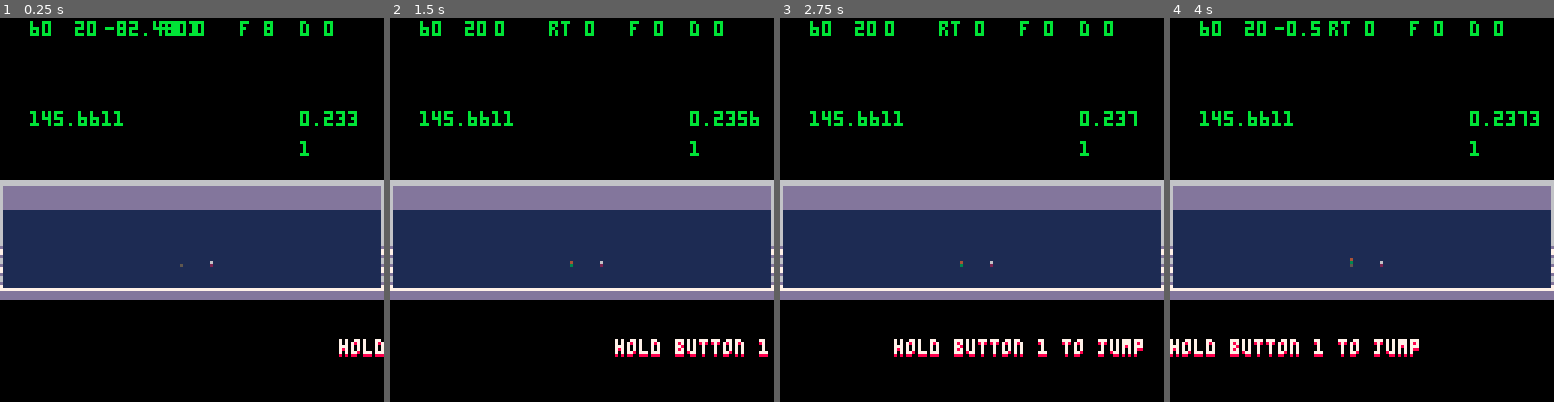
Above: before the commit, frames 1-4 (left to right).
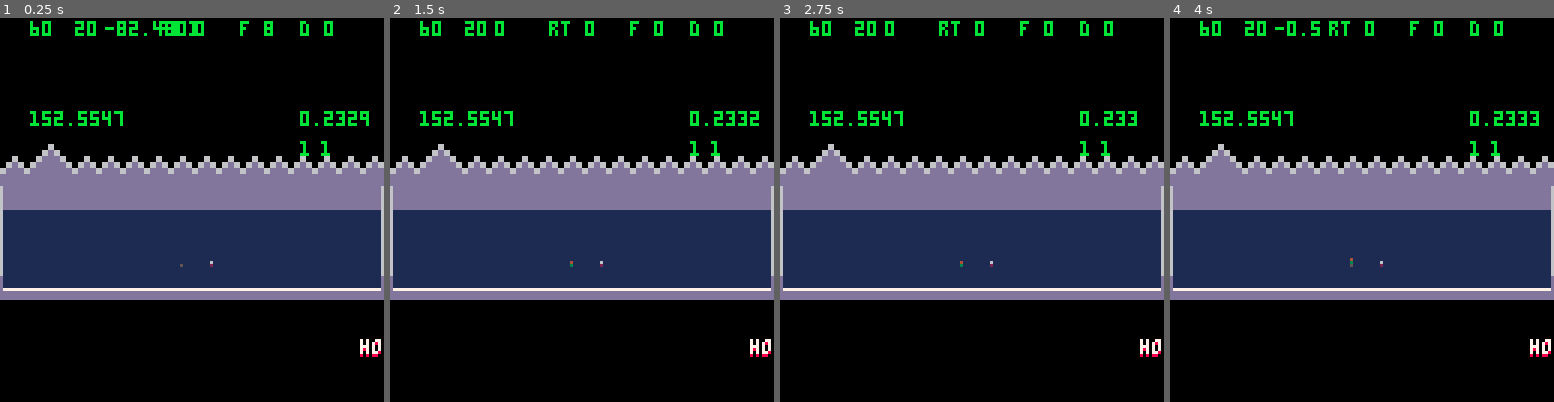
Above: after the commit, the same moments.

Repository: arnodick/tiny_parkour
Game: PICO-8 cartridge tinyp.p8
Same seed, same stepped clock (60 frames per second), same inputs: the game is played once before the commit and once after it.
Inputs:
- Up to frame 1 (0.25 s): no input
- Up to frame 2 (1.5 s): tap O (Z key) at 0.33, 0.7, 1.43 s; tap X (X key) at 1.07 s
- Up to frame 3 (2.75 s): tap X (X key) at 2.07, 2.4, 2.73 s; tap O (Z key) at 2.22 s
- Up to frame 4 (4 s): tap X (X key) at 3.07, 3.4, 3.73 s; tap O (Z key) at 3.1, 3.98 s

The runs differ from the first frame. In frame 1, 7.3% of the frame differs, in the area x 0-100%, y 24-89%; in frame 2, 7.9%; in frame 3, 8.3%; in frame 4, 8.4%.

Commit message:
level design etc

Diff:
--- a/tinyp.p8
+++ b/tinyp.p8
@@ -70,7 +70,7 @@
 	end
 	for b=1,126 do for a=2,30 do mset(b,a,0) end end
 	makebutton(70,20,0,0,6,2,70,20,0,1,1,true)
-	makeexit(6,2,0,0)
+	makeexit(17,0,-20,1)
 end
 if r==2 then
 	local ro=rooms[r]
@@ -702,7 +702,7 @@
 		if p==true then
 			sfx(12,0,-1)
 			for k,v in pairs(parts) do parts[k]=nil end
-			for a=1,20 do makepart(e.x,e.y,1,1,flr(rnd(6))) end
+			for a=1,20 do makepart(e.x,e.y-20,1,1,flr(rnd(6))) end
 			for k,v in pairs(player) do player[k]=nil end
 			rtimer=timer
 		end
@@ -759,6 +759,7 @@
 	if b.r<20 then b.r+=0.5 end
 	if timer-b.t==b.ti then b.eh=0.4 sfx(18,-1,0) end
 	if timer-b.t==b.tk then
+		timescore=timer
 		sfx(20,0,-1)
 		for k,v in pairs(parts) do parts[k]=nil end
 		for a=1,20 do makepart(player[1].x,player[1].y+player[1].z,1,1,flr(rnd(6))) end
@@ -861,6 +862,10 @@
 		print(t,b.x-#t/1.5,b.z-45,8)
 	else
 		t="you completed route "..route.."\n"..b.dial[route]
+		for a=1,#t do
+		print(sub(t,a,a),(128-#t/2)-timer%256+a*4,46+(sin((timer+a)/20)*3)*start,8)
+		print(sub(t,a,a),(128-#t/2)-timer%256+a*4,45+(cos((timer+a)/20)*3)*start,7)
+	end
 		print(t,b.x-#t,b.z-30,8)
 	end
 	circfill(b.x,b.z,b.r,12)
@@ -874,6 +879,9 @@
 		line(b.x-0.3*b.r,b.z,player[1].x,player[1].y+player[1].z,4)
 		line(b.x+0.3*b.r,b.z,player[1].x,player[1].y+player[1].z,4)
 	end
+	end
+	if timescore>0 then
+		print("time: "..timescore,b.x,b.z,8)
 	end
 end
 
@@ -890,6 +898,7 @@
 	start=0
 	timer=0
 	rtimer=0
+	timescore=0
 	ps=0.5
 	score=0
 	route=0
@@ -969,7 +978,7 @@
 	--debug
 	if debug==true then
 		for a=0,10 do print(dget(a),r.w/2-55+a*8,cam+r.h-50,11) end
-		print(timer,r.w-20,cam+r.h-50,11)
+		print(timer,r.w-20,cam+r.h-50+60,11)
 		print(stat(0),10,cam+r.h-40+40,11)
 		print(stat(1),r.w-27,cam+r.h-40+40,11)
 		print(room,r.w-27,cam+r.h-40+50,11)
@@ -1000,8 +1009,10 @@
 			end
 		end
 		if start==0 then
+			timer=0
 			if flr(p.x)==70 and flr(p.y==20) and flr(p.z)==0 then
 				reload(r.dest,r.src,r.len)
+				add(items,makeitem(17,1,-20,0,8,9,1,0,0,0,0,0))
 				start=1
 				tut_c=5
 			end
@@ -1044,9 +1055,8 @@
 	foreach(exits,doexit)
 	foreach(boss,doboss)
 	if p!=nil then
-	--if player[1].z>=-120 then cam=-mh camera(player[1].x-64,cam+player[1].y+player[1].z) end
+--	if p.z>=-120 then cam=-r.h camera(p.x-64,cam+p.y+p.z) end
 	if p.z>=-120 then cam=-r.h camera(0,cam) end
---	if player[1].z>=-120 then cam=-mh camera(30,cam) end
 	if p.z<-120 then cam=-r.h*2 camera(0,cam) end
 	if p.z<-190 then cam=-r.h*3.5 camera(0,cam) end
 	if room==1 then cam=-r.h*2 camera(0,cam) end
--- a/tinype.p8
+++ b/tinype.p8
@@ -1035,165 +1035,165 @@
 0000010200000000000000000000000000000002000000000000000000000000000000000000000000000000000000000000000000000000000000000000000000000000000000000000000000000000000000000000000000000000000000000000000000000000000000000000000000000000000000000000000000000000
 0000000000000000000000000000000000000000000000000000000000000000000000000000000000000000000000000000000000000000000000000000000000000000000000000000000000000000000000000000000000000000000000000000000000000000000000000000000000000000000000000000000000000000
 __map__
-0808080808080808080808080808080808080808080808080808080808080808080808080808080808080808080808080808080808080808080808080808080808080808080808080808080808080808080808080808080808080808080808080808080808080808080808080808080808080808080808080808080808080808
-0808080808080808080808080808080808080808080808080808080808080808080808080808080808080808080808080808080808080808080808080808080808080808080808080808080808080808080808080808080808080808080808080808080808080808080808080808080808080808080808080808080808080808
+0c0c0e0e10100e0e0c0c0e0e101012121414121210100e0e0c0c0e0e10100e0e0c0c0e0e10100e0e0c0c0e0e10100e0e0c0c0e0e10100e0e0c0c0e0e10100e0e0c0c0e0e10100e0e0c0c0e0e10100e0e0c0c0e0e10100e0e0c0c0e0e10100e0e0c0c0e0e10100e0e0c0c0e0e10100e0e0c0c0e0e10100e0e0c0c0e0e10100e0e
+0c0c0e0e10100e0e0c0c0e0e101012121414121210100e0e0c0c0e0e10100e0e0c0c0e0e10100e0e0c0c0e0e10100e0e0c0c0e0e10100e0e0c0c0e0e10100e0e0c0c0e0e10100e0e0c0c0e0e10100e0e0c0c0e0e10100e0e0c0c0e0e10100e0e0c0c0e0e10100e0e0c0c0e0e10100e0e0c0c0e0e10100e0e0c0c0e0e10100e0e
+0800000000000000000000000009090a0b0c0d0e0e0e0e040400000000030303030300000000000000000000000000040404040400000000000000040404040400000000000808000006060000040400000000080806060404000000000404040404000000000004040404040000000003030303030000000003030303030008
+0800000000000000000000000009090908070605040404040400000000030303030300000000000000000000000000040404040404040404000000040404040400000000000808000006060000040400000000080806060404000000000404040404000000000004040404040000000003030303030000000003030303030008
+0800000000000000000000000000000000000000000000000000000000030303030300000000000000000000000000040404040400000004000000040404040400000000000808000006060000040400000000080806060404000000000404040404040404040404040404040000000003030303030000000003030303030008
+0800000000000000000000000000000000000000000000000000000000030303030300000000040404040400000000040404040400000004040404040404040400000000000808000006060000040400000000080806060404000000000404040404000000000004040404040000000003030303030000000003030303030008
+0800000000000000000000000000000000000000000000000000000000030303030300000000040404040400000000040404040400000000000000040404040400000000000808000006060000040400000000080806060404000000000404040404000000000004040404040000000003030303030000000003030303030008
 0800000000000000000000000000000000000000000000000000000000000000000000000000000000000000000000000000000000000000000000000000000000000000000000000000000000000000000000000000000000000000000000000000000000000000000000000000000000000000000000000000000000000008
 0800000000000000000000000000000000000000000000000000000000000000000000000000000000000000000000000000000000000000000000000000000000000000000000000000000000000000000000000000000000000000000000000000000000000000000000000000000000000000000000000000000000000008
-0800000000000000000000000000000000000000000000000000000000000003030300000000000000000000000000000000000000000000000000000000000000000000000000000000000000000000000000000000000000000000000000000000000000000000000000000000000000000000000000000000000000000008
-0800000000000000000000000000000000000000000000030303030300030300000000000000000000000000000000000000000000000000000000000000000000000000000000000000000000000000000000000000000000000000000000000000000000000000000000000000000000000000000000000000000000000008
-0800000000000000000000000000000000000000000000000000000000000000000000000000000000000000000000000000000000000000000000000000000000000000000000000000000000000000000000000000000000000000000000000000000000000000000000000000000000000000000000000000000000000008
-0800000000000000000000000000000000000000000000000000000000000000000000000000000000000000000000000000000000000000000000000000000000000000000000000000000000000000000000000000000000000000000000000000000000000000000000000000000000000000000000000000000000000008
-0800000000000000000001010101010101000000010101010101010000010000000000000100010000000000010000000000000001010101010100000001010101010101000000010101010101000001000000000100000001010101010000000100000000000100000101010101010000000000000000010000000000000008
-0800000000000000000000000001000000000000000000010000000000010100000000000100000100000001000000000000000001000000000001000001000000000001000000010000000000010001000000010000000100000000000100000100000000000100000100000000000100000000000000010000000000000008
-0800000000000000000000000001000000000000000000010000000000010001000000000100000001000100000000000000000001000000000001000001000000000001000000010000000000010001000001000000000100000000000100000100000000000100000100000000000100000000000000010000000000000008
-0800000000000000000000000001000000000000000000010000000000010000010000000100000000010000000000000000000001000000000001000001000000000001000000010000000000010001000100000000000100000000000100000100000000000100000100000000000100000000000000010004040404040008
-0800000000000000000000000001000000000000000000010000000000010000000100000100000000010000000000000000000001010101010100000001010101010101000000010101010101000001010000000000000100000000000100000100000000000100000101010101010000000000000000010004040404040008
-0800000000000000000000000001000000000000000000010000000000010000000001000100000000010000000000000000000001000000000000000001000000000001000000010000000000010001000100000000000100000000000100000100000000000100000100000000000100000000000000000004040404040008
-0800000000000000000000000001000000000000000000010000000000010000000000010100000000010000000000000000000001000000000000000001000000000001000000010000000000010001000001010000000100000000000100000100000000000100000100000000000100000000000000000004040404040008
-0800000000000000000000000001000000000000000000010000000000010000000000000100000000010000000000000000000001000000000000000001000000000001000000010000000000010001000000010000000100000000000100000100000000000100000100000000000100000000000000000004040404040008
-0800000000000000000000000001000000000000010101010101010000010000000000000100000000010000000000000000000001000000000000000001000000000001000000010000000000010001000000000100000001010101010000000001010101010000000100000000000100000000000000010000000000000008
+0800000000000000000001010101010101000000010101010101010000010000000000000100010000000000010000000000000001010101010100000001010101010101000000010101010101000001000000000100000001010101010000000100000000000100000101010101010000000000010000000000000000000008
+0800000000000000000000000001000000000000000000010000000000010100000000000100000100000001000000000000000001000000000001000001000000000001000000010000000000010001000000010000000100000000000100000100000000000100000100000000000100000000010000000000000000000008
+0800000000000000000000000001000000000000000000010000000000010001000000000100000001000100000000000000000001000000000001000001000000000001000000010000000000010001000001000000000100000000000100000100000000000100000100000000000100000000010000000000000000000008
+0800000000000000000000000001000000000000000000010000000000010000010000000100000000010000000000000000000001000000000001000001000000000001000000010000000000010001000100000000000100000000000100000100000000000100000100000000000100000000010000000003030303030008
+0800000000000000000000000001000000000000000000010000000000010000000100000100000000010000000000000000000001010101010100000001010101010101000000010101010101000001010000000000000100000000000100000100000000000100000101010101010000000000010000000003030303030008
+0800000000000000000000000001000000000000000000010000000000010000000001000100000000010000000000000000000001000000000000000001000000000001000000010000000000010001000100000000000100000000000100000100000000000100000100000000000100000000000000000003030303030008
+0800000000000000000000000001000000000000000000010000000000010000000000010100000000010000000000000000000001000000000000000001000000000001000000010000000000010001000001000000000100000000000100000100000000000100000100000000000100000000000000000003030303030008
+0800000000000000000000000001000000000000000000010000000000010000000000000100000000010000000000000000000001000000000000000001000000000001000000010000000000010001000000010000000100000000000100000100000000000100000100000000000100000000000000000003030303030008
+0800000000000000000000000001000000000000010101010101010000010000000000000100000000010000000000000000000001000000000000000001000000000001000000010000000000010001000000000100000001010101010000000001010101010000000100000000000100000000010000000000000000000008
 0800000000000000000000000000000000000000000000000000000000000000000000000000000000000000000000000000000000000000000000000000000000000000000000000000000000000000000000000000000000000000000000000000000000000000000000000000000000000000000000000000000000000008
 0800000000000000000000000000000000000000000000000000000000000000000000000000000000000000000000000000000000000000000000000000000000000000000000000000000000000000000000000000000000000000000000000000000000000000000000000000000000000000000000000000000000000008
 0800000000000000000000000000000000000000000000000000000000000000000000000000000000000000000000000000000000000000000000000000000000000000000000000000000000000000000000000000000000000000000000000000000000000000000000000000000000000000000000000000000000000008
 0800000000000000000000000000000000000000000000000000000000000000000000000000000000000000000000000000000000000000000000000000000000000000000000000000000000000000000000000000000000000000000000000000000000000000000000000000000000000000000000000000000000000008
-0800000000000000000000000000000000000000000000000000000000000000000000000000000000000000000000000000000000000000000000000000000000000000000000000000000000000000000000000000000000000000000000000000000000000000000000000001010202030304040000000004040404040008
-0700000000000000000000000000000000000000000000000000000000000000000000000000000000000000000000000000000000000000000000000000000000000000000000000000000000000000000000000000000000000000000000000000000000000000000000000001010202030304040000000004040404040007
-0700000000000000000000000000000000000000000000000000000000000000000000000000000000000000000000000000000000000000000000000000000000000000000000000000000000000000000000000000000000000000000000000000000000000000000000000001010202030304040000000004040404040007
-0600000000000000000000000000000000000000000000000000000000000000000000000000000000000000000000000000000000000000000000000000000000000000000000000000000000000000000000000000000000000000000000000000000000000000000000000001010202030304040000000004040404040006
-0600000000000000000000000000000000000000000000000000000000000000000000000000000000000000000000000000000000000000000000000000000000000000000000000000000000000000000000000000000000000000000000000000000000000000000000000001010202030304040000000004040404040006
-0500000000000000000000000000000000000000000000000000000000000000000000000000000000000000000000000000000000000000000000000000000000000000000000000000000000000000000000000000000000000000000000000000000000000000000000000000000000000000000000000000000000000005
-0500000000000000000000000000000000000000000000000000000000000000000000000000000000000000000000000000000000000000000000000000000000000000000000000000000000000000000000000000000000000000000000000000000000000000000000000000000000000000000000000000000000000005
-0400000000000000000000000000000000000000000000000000000000000000000000000000000000000000000000000000000000000000000000000000000000000000000000000000000000000000000000000000000000000000000000000000000000000000000000000000000000000000000000000000000000000004
-0400000000000000000000000000000000000000000000000000000000000000000000000000000000000000000000000000000000000000000000000000000000000000000000000000000000000000000000000000000000000000000000000000000000000000000000000000000000000000000000000000000000000004
-0300000000000000000000000000000000000000000000000000000000000000000000000000000000000000000000000000000000000000000000000000000000000000000000000000000000000000000000000000000000000000000000000000000000000000000000000000000000000000000000000000000000000003
-0303030303030303030303030303030303030303030303030303030303030303030303030303030303030303030303030303030303030303030303030303030303030303030303030303030303030303030303030303030303030303030303030303030303030303030303030303030303030303030303030303030303030303
-…(130 lines of a section not shown)…
+0800000000000000000000000000000000000000000000000000000000000000000000000000000000000000000000000000000000000000000000000000000000000000000000000000000000000000000000000000000000000000000000000000000000000000000000000000000101020203030000000003030303030008
+0800000000000000000000000000000000000000000000000000000000000000000000000000000000000000000000000000000000000000000000000000000000000000000000000000000000000000000000000000000000000000000000000000000000000000000000000000000101020203030000000003030303030008
+0800000000000000000000000000000000000000000000000000000000000000000000000000000000000000000000000000000000000000000000000000000000000000000000000000000000000000000000000000000000000000000000000000000000000000000000000000000101020203030000000003030303030008
+0800000000000000000000000000000000000000000000000000000000000000000000000000000000000000000000000000000000000000000000000000000000000000000000000000000000000000000000000000000000000000000000000000000000000000000000000000000101020203030000000003030303030008
+0800000000000000000000000000000000000000000000000000000000000000000000000000000000000000000000000000000000000000000000000000000000000000000000000000000000000000000000000000000000000000000000000000000000000000000000000000000101020203030000000003030303030008
+0800000000000000000000000000000000000000000000000000000000000000000000000000000000000000000000000000000000000000000000000000000000000000000000000000000000000000000000000000000000000000000000000000000000000000000000000000000000000000000000000000000000000008
+0800000000000000000000000000000000000000000000000000000000000000000000000000000000000000000000000000000000000000000000000000000000000000000000000000000000000000000000000000000000000000000000000000000000000000000000000000000000000000000000000000000000000008
+0800000000000000000000000000000000000000000000000000000000000000000000000000000000000000000000000000000000000000000000000000000000000000000000000000000000000000000000000000000000000000000000000000000000000000000000000000000000000000000000000000000000000008
+0800000000000000000000000000000000000000000000000000000000000000000000000000000000000000000000000000000000000000000000000000000000000000000000000000000000000000000000000000000000000000000000000000000000000000000000000000000000000000000000000000000000000008
+0803030303030303030303030303030303030303030303030303030303030303030303030303030303030303030303030303030303030303030303030303030303030303030303030303030303030303030303030303030303030303030303030303030303030303030303030303030303030303030303030303030303030308
+…(130 lines of a section not shown)…
Not shown, changed: 55 lines of the sprite sheet (__gfx__) section of tinyp.p8
